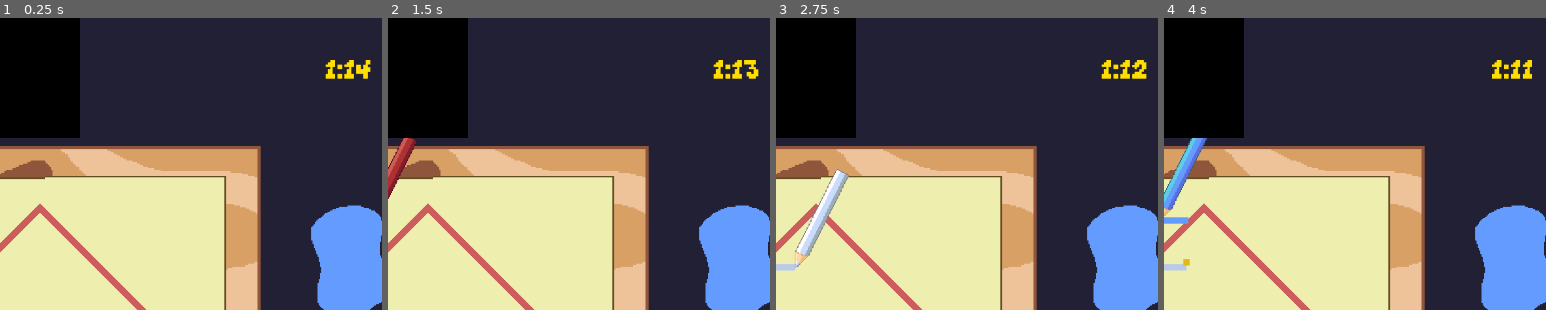
Above: before the commit, frames 1-4 (left to right).
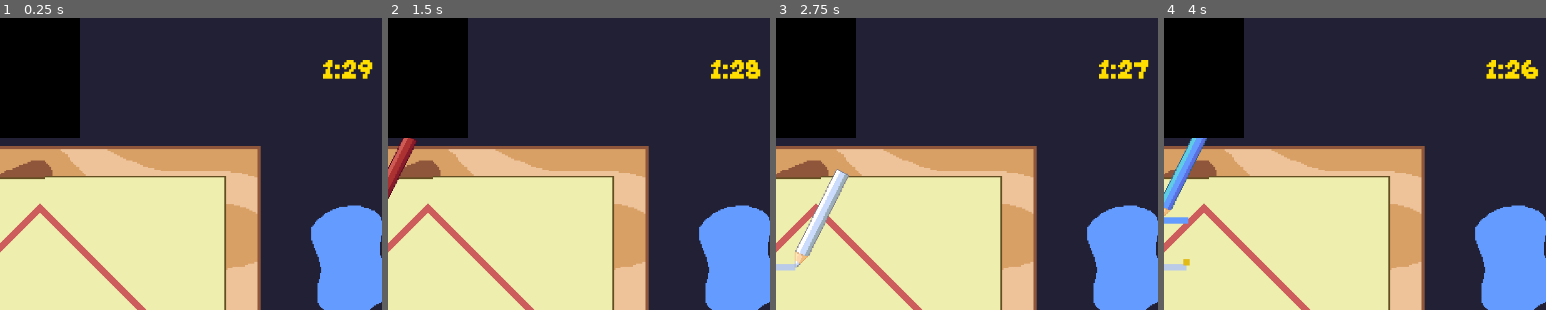
Above: after the commit, the same moments.

Repository: feliperieder/ultimate-color
Game: Godot game, scene res://Levels/level10.tscn
Same seed, same stepped clock (60 frames per second), same inputs: the game is played once before the commit and once after it. This scene is started directly instead of the project's main scene.
Inputs:
- Up to frame 1 (0.25 s): no input
- Up to frame 2 (1.5 s): tap Enter at 0.5 s; hold Right (right) 0.53-1.28 s; hold A (blue_color) 0.53-1.28 s; hold Down (down) from 1.28 s (still down); tap Q (red_color) at 1.35 s
- Up to frame 3 (2.75 s): release Down (down) at 2.03 s; hold Right (right) from 2.03 s (still down); hold S (white_color) from 2.03 s (still down)
- Up to frame 4 (4 s): release Right (right) at 2.78 s; release S (white_color) at 2.78 s; hold Up (up) 2.78-3.53 s; tap W (yellow_color) at 2.85 s; hold Left (left) from 3.53 s (still down); hold A (blue_color) from 3.53 s (still down)
The pictures show only the part of the screen within x 47-97%, y 0-50%; the shares and areas given below are measured in that part.

The runs differ from the first frame. In frame 1, 0.4% of the frame differs, in the area x 84-98%, y 14-21%; in frame 2, 0.4%; in frame 3, 0.4%; in frame 4, 0.5%.

Commit message:
TImer updates

Diff:
--- a/Art/fonts/ButtonHovered.tres
+++ b/Art/fonts/ButtonHovered.tres
@@ -5,5 +5,5 @@
 [resource]
 font = ExtResource("1_3584x")
 font_size = 60
-font_color = Color(0.298039, 0.556863, 0.913725, 1)
-outline_size = 10
+font_color = Color(0.298039, 0.0705882, 0.913725, 1)
+outline_size = 15
--- a/Levels/level10.tscn
+++ b/Levels/level10.tscn
@@ -18,7 +18,6 @@
 
 [node name="Timer" parent="." instance=ExtResource("5_23gyn")]
 position = Vector2(1165, 84)
-timer_time = 75
 
 [node name="BgAzul" type="Sprite2D" parent="."]
 texture_filter = 1
--- a/Levels/level13.tscn
+++ b/Levels/level13.tscn
@@ -35,9 +35,11 @@
 
 [node name="LateLine" parent="Lines" instance=ExtResource("8_amd5g")]
 points = PackedVector2Array(877, 739, 486, 344)
+time_increase = 10
 
 [node name="LateLine2" parent="Lines" instance=ExtResource("8_amd5g")]
 points = PackedVector2Array(482, 738, 879, 342)
+time_increase = 10
 
 [node name="LevelLine" parent="Lines" instance=ExtResource("7_g3i45")]
 points = PackedVector2Array(480, 342, 880, 342, 880, 742, 480, 742, 480, 342)
--- a/Levels/level14.tscn
+++ b/Levels/level14.tscn
@@ -35,6 +35,7 @@
 
 [node name="LateLine" parent="Lines" instance=ExtResource("7_juipm")]
 points = PackedVector2Array(480, 344, 679, 536, 880, 344)
+time_increase = 10
 
 [node name="LevelLine" parent="Lines" instance=ExtResource("8_d1uxu")]
 points = PackedVector2Array(480, 342, 880, 342, 880, 742, 480, 742, 480, 342)
@@ -42,5 +43,6 @@
 
 [node name="LateLine2" parent="Lines" instance=ExtResource("7_juipm")]
 points = PackedVector2Array(816, 704, 816, 656, 744, 656, 744, 704, 821, 704)
+time_increase = 10
 
 [node name="PauseMenu" parent="." instance=ExtResource("9_6ghsw")]
--- a/Levels/level15.tscn
+++ b/Levels/level15.tscn
@@ -39,22 +39,18 @@
 
 [node name="LateLine" parent="Lines" instance=ExtResource("7_uaexv")]
 points = PackedVector2Array(575, 450, 775, 450, 775, 650, 575, 650, 575, 450)
-time_increase = 10
+time_increase = 30
 
 [node name="LateLine4" parent="Lines" instance=ExtResource("7_uaexv")]
 points = PackedVector2Array(875, 750, 775, 650)
-time_increase = 2
 
 [node name="LateLine5" parent="Lines" instance=ExtResource("7_uaexv")]
 points = PackedVector2Array(475, 750, 575, 650)
-time_increase = 2
 
 [node name="LateLine3" parent="Lines" instance=ExtResource("7_uaexv")]
 points = PackedVector2Array(875, 350, 775, 450)
-time_increase = 2
 
 [node name="LateLine2" parent="Lines" instance=ExtResource("7_uaexv")]
 points = PackedVector2Array(475, 350, 575, 450)
-time_increase = 2
 
 [node name="PauseMenu" parent="." instance=ExtResource("9_rl2kg")]
--- a/Levels/level16.tscn
+++ b/Levels/level16.tscn
@@ -35,19 +35,19 @@
 
 [node name="LateLine" parent="Lines" instance=ExtResource("7_vkfsq")]
 points = PackedVector2Array(424, 408, 480, 344)
-time_increase = 1
+time_increase = 2
 
 [node name="LateLine3" parent="Lines" instance=ExtResource("7_vkfsq")]
 points = PackedVector2Array(544, 808, 480, 744)
-time_increase = 1
+time_increase = 2
 
 [node name="LateLine4" parent="Lines" instance=ExtResource("7_vkfsq")]
 points = PackedVector2Array(816, 680, 880, 744)
-time_increase = 1
+time_increase = 2
 
 [node name="LateLine2" parent="Lines" instance=ExtResource("7_vkfsq")]
 points = PackedVector2Array(928, 296, 880, 344)
-time_increase = 1
+time_increase = 2
 
 [node name="LevelLine" parent="Lines" instance=ExtResource("8_c4ips")]
 points = PackedVector2Array(480, 342, 880, 342, 880, 742, 480, 742, 480, 342)
--- a/Levels/level2.tscn
+++ b/Levels/level2.tscn
@@ -28,7 +28,7 @@
 
 [node name="Timer" parent="." instance=ExtResource("3_xutns")]
 position = Vector2(1165, 84)
-timer_time = 20
+timer_time = 30
 
 [node name="Lines" type="Node2D" parent="."]
 
--- a/Levels/level3.tscn
+++ b/Levels/level3.tscn
@@ -28,7 +28,7 @@
 
 [node name="Timer" parent="." instance=ExtResource("6_edjvj")]
 position = Vector2(1165, 84)
-timer_time = 30
+timer_time = 60
 
 [node name="Lines" type="Node2D" parent="."]
 
--- a/Levels/level4.tscn
+++ b/Levels/level4.tscn
@@ -28,7 +28,7 @@
 
 [node name="Timer" parent="." instance=ExtResource("3_ym8bh")]
 position = Vector2(1165, 84)
-timer_time = 75
+timer_time = 100
 
 [node name="Lines" type="Node2D" parent="."]
 
--- a/Levels/level5.tscn
+++ b/Levels/level5.tscn
@@ -28,7 +28,7 @@
 
 [node name="Timer" parent="." instance=ExtResource("6_g7vgt")]
 position = Vector2(1165, 84)
-timer_time = 25
+timer_time = 45
 
 [node name="Lines" type="Node2D" parent="."]
 
--- a/Levels/level6.tscn
+++ b/Levels/level6.tscn
@@ -17,7 +17,7 @@
 
 [node name="Timer" parent="." instance=ExtResource("7_v5cpu")]
 position = Vector2(1165, 84)
-timer_time = 50
+timer_time = 75
 
 [node name="BgAzul" type="Sprite2D" parent="."]
 texture_filter = 1
--- a/Levels/level7.tscn
+++ b/Levels/level7.tscn
@@ -17,7 +17,6 @@
 
 [node name="Timer" parent="." instance=ExtResource("3_uny1a")]
 position = Vector2(1165, 84)
-timer_time = 60
 
 [node name="BgAzul" type="Sprite2D" parent="."]
 texture_filter = 1
--- a/Levels/level9.tscn
+++ b/Levels/level9.tscn
@@ -18,7 +18,7 @@
 
 [node name="Timer" parent="." instance=ExtResource("3_nq6bj")]
 position = Vector2(1165, 84)
-timer_time = 55
+timer_time = 65
 
 [node name="BgAzul" type="Sprite2D" parent="."]
 texture_filter = 1
--- a/Menus/TutorialMenu.tscn
+++ b/Menus/TutorialMenu.tscn
@@ -54,6 +54,13 @@
 size_flags_vertical = 8
 metadata/_edit_use_anchors_ = true
 
+[node name="BackButton" type="TextureButton" parent="CanvasLayer/HBoxContainer"]
+texture_filter = 1
+layout_mode = 2
+texture_normal = ExtResource("9_c7m34")
+texture_pressed = ExtResource("10_ubwgl")
+texture_focused = ExtResource("11_3d2fh")
+
 [node name="QuitButton" type="TextureButton" parent="CanvasLayer/HBoxContainer"]
 layout_mode = 2
 size_flags_horizontal = 4
@@ -68,5 +75,6 @@
 texture_pressed = ExtResource("10_ubwgl")
 texture_focused = ExtResource("11_3d2fh")
 
+[connection signal="pressed" from="CanvasLayer/HBoxContainer/BackButton" to="." method="_on_back_button_pressed"]
 [connection signal="pressed" from="CanvasLayer/HBoxContainer/QuitButton" to="." method="_on_quit_button_pressed"]
 [connection signal="pressed" from="CanvasLayer/HBoxContainer/NextButton" to="." method="_on_next_button_pressed"]
--- a/Menus/tutorial_menu.gd
+++ b/Menus/tutorial_menu.gd
@@ -1,14 +1,16 @@
 extends Node2D
 
 const MENU_PATH = "res://Menus/Menu.tscn"
-@onready var back_button = $CanvasLayer/HBoxContainer/QuitButton as TextureButton
+@onready var menu_button = $CanvasLayer/HBoxContainer/QuitButton as TextureButton
 @onready var next_button = $CanvasLayer/HBoxContainer/NextButton as TextureButton
+@onready var back_button = $CanvasLayer/HBoxContainer/BackButton
 @onready var slide = $CanvasLayer/Slide as AnimatedSprite2D
 const LAST_SLIDE = 3
 
 # Called when the node enters the scene tree for the first time.
 func _ready() -> void:
 	next_button.grab_focus()
+	back_button.hide()
 
 
 # Called every frame. 'delta' is the elapsed time since the previous frame.
@@ -22,6 +24,17 @@
 
 func _on_next_button_pressed() -> void:
 	slide.frame += 1
+	if slide.frame == 1:
+		back_button.show()
 	if slide.frame >= LAST_SLIDE:
-		back_button.grab_focus()
+		menu_button.grab_focus()
 		next_button.hide()
+
+
+func _on_back_button_pressed() -> void:
+	slide.frame -= 1
+	if slide.frame == LAST_SLIDE - 1:
+		next_button.show()
+	if slide.frame <= 0:
+		next_button.grab_focus()
+		back_button.hide()
Not shown, removed: UniDuniArtFile/UniDuniArt.console.exe
Not shown, changed: UniDuniArtFile/UniDuniArt.exe
